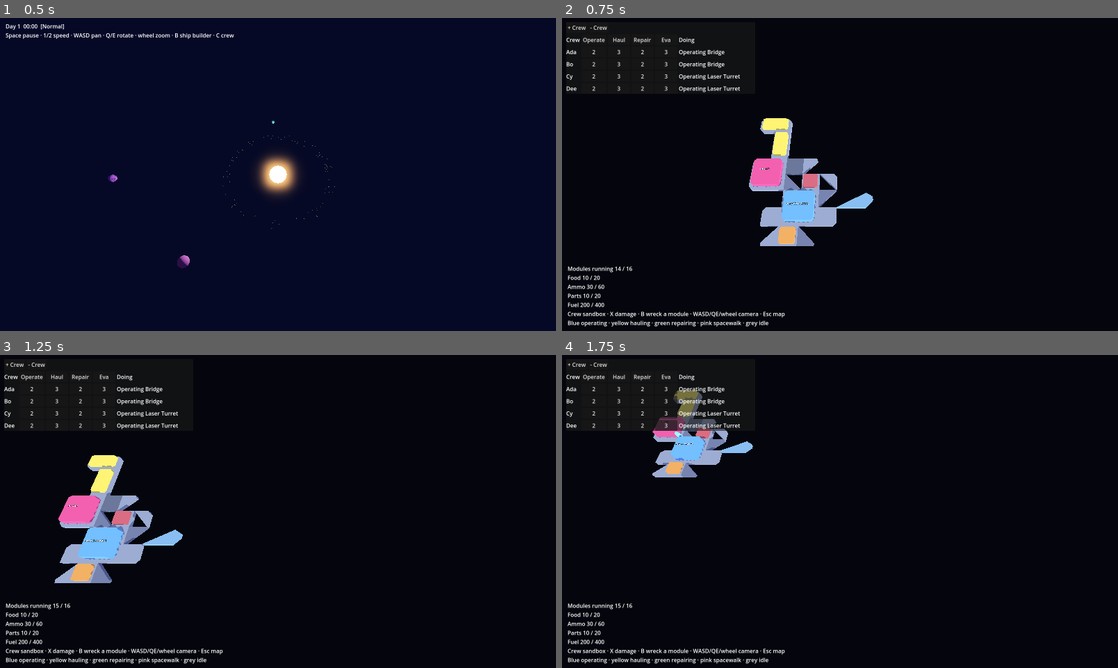
Above: before the commit, frames 1-4 (two rows, left to right).
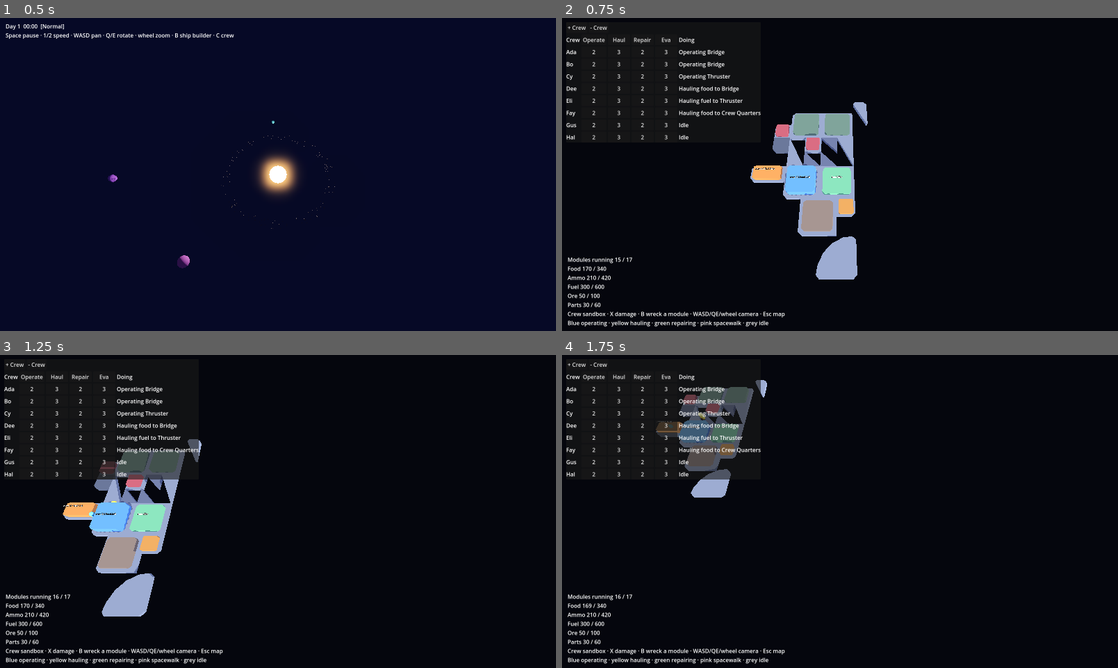
Above: after the commit, the same moments.

Repository: Littlebutta/Space-Lord
Game: Godot game, scene res://scenes/main.tscn
Same seed, same stepped clock (60 frames per second), same inputs: the game is played once before the commit and once after it.
Inputs (mouse positions are in pixels of both pictures, inside the frame that each line leads up to):
- Up to frame 1 (0.5 s): no input
- Up to frame 2 (0.75 s): tap Enter at 0.5 s; move the mouse to (962, 158) at 0.52 s; hold Right (ui_right) from 0.53 s (still down); tap C at 0.6 s; click (962, 158) at 0.67 s
- Up to frame 3 (1.25 s): keep holding Right (ui_right); tap Space at 0.77 s
- Up to frame 4 (1.75 s): move the mouse to (728, 527) at 1.27 s; release Right (ui_right) at 1.28 s; hold Down (ui_down) from 1.28 s (still down); tap C at 1.35 s; tap Space at 1.52 s

Frame 1 is identical in both runs. In frame 2, 7.8% of the frame differs, in the area x 0-56%, y 18-93%; in frame 3, 8.2%, in the area x 0-37%, y 18-93%; in frame 4, 4.5%.

Commit message:
Add Supply Depot bulk storage that haulers restock from first
New Supply Depot module holds ammo, fuel and food in bulk. Haulers
prefer it over other stores (and skip wrecked stores). Crew test now
only expects stations the ship can actually supply to be staffed.

Co-Authored-By: Claude Opus 5.5 <noreply@anthropic.com>
Claude-Session: https://claude.ai/code/session_0127pNqgs7XcdiRGnhA8RSJw

Diff:
--- /dev/null
+++ b/godot/data/modules/supply_depot.tres
@@ -0,0 +1,16 @@
+[gd_resource type="Resource" script_class="ShipModule" load_steps=2 format=3]
+
+[ext_resource type="Script" path="res://scripts/ships/ship_module.gd" id="1"]
+
+[resource]
+script = ExtResource("1")
+id = &"supply_depot"
+display_name = "Supply Depot"
+category = "storage"
+size = Vector2i(2, 2)
+color = Color(0.4, 0.5, 0.38, 1)
+mass = 5.0
+hp = 160.0
+storage = {"ammo": 150.0, "fuel": 300.0, "food": 120.0}
+salvage = {"alloy": 5.0}
+bulk = true
--- a/godot/scripts/crew/crew_sim.gd
+++ b/godot/scripts/crew/crew_sim.gd
@@ -8,6 +8,7 @@
 
 const SPEED := 3.0  # metres per second
 const CARRY := 20.0  # units per haul trip
+const BULK_PULL := 3.0  # haulers walk this much further to use a bulk store
 const LOAD_TIME := 0.6  # seconds to load or unload
 const REPAIR_RATE := 20.0  # hp per second
 const THINK := 0.5  # seconds between job board passes
@@ -242,17 +243,20 @@
 		CrewLook.draw(_mms[k].multimesh, by[k], nav, delta)
 
 
+## Closest intact store for `res`, bulk stores (supply depots) first.
 func _nearest_store(res: String, from: Vector2, skip: int) -> int:
 	var best := skip if state.module(skip).storage.has(res) else -1
 	var best_d := INF
 	for i in state.size():
+		var m := state.module(i)
 		var at := state.center(i)
-		if i == skip or not state.module(i).storage.has(res) \
+		if i == skip or not m.storage.has(res) or state.hp[i] <= 0.0 \
 				or not nav.connected(from, at):
 			continue
-		if from.distance_squared_to(at) < best_d:
+		var d := from.distance_to(at) / (BULK_PULL if m.bulk else 1.0)
+		if d < best_d:
 			best = i
-			best_d = from.distance_squared_to(at)
+			best_d = d
 	return best
 
 
--- a/godot/scripts/ships/ship_module.gd
+++ b/godot/scripts/ships/ship_module.gd
@@ -27,5 +27,7 @@
 ## Resources to rebuild it from wreckage in the field; empty means its
 ## mass in parts. See ShipState.rebuild_cost.
 @export var rebuild := {}
+## Bulk supply store (depot): haulers restock from it before other stores.
+@export var bulk := false
 @export var airlock := false  # crew can go outside (EVA) from here
 @export var model: PackedScene  # Blender .glb scene, optional
--- a/godot/tests/test_crew.gd
+++ b/godot/tests/test_crew.gd
@@ -14,7 +14,8 @@
 	sim.setup(d, 30)
 	var s := sim.state
 	_run(sim, 40.0)
-	var staffed := range(s.size()).all(func(i): return s.manned(i))
+	var can_run := range(s.size()).filter(func(i): return _stocked(s, i))
+	var staffed := can_run.all(func(i): return s.manned(i))
 	_check(staffed, "every station staffed")
 	for c in sim.crew:
 		_check(sim.nav.walkable(c.pos), "%s stands on the deck" % c.name)
@@ -27,16 +28,42 @@
 	s.damage(hurt, 50.0)
 	_run(sim, 15.0)
 	_check(s.damaged(hurt), "repair priority off: nobody repairs")
-	var hungry: Array = range(s.size()).filter(func(i): return not s.module(i).upkeep.is_empty())
+	var hungry: Array = can_run.filter(func(i): return not s.module(i).upkeep.is_empty())
 	for i in hungry:
 		for res in s.stock[i]:
 			s.stock[i][res] = 0.0
 	_run(sim, 40.0)
 	var fed := hungry.all(func(i): return s.is_running(i) or s.hp[i] < s.module(i).hp)
 	_check(fed, "haulers restocked every module")
+	_check_depot()
 	print("crew tests: %s" % ("FAILED %d" % _fails if _fails else "ok"))
 	sim.free()
 	quit(1 if _fails else 0)
+
+
+## Haulers restock from a Supply Depot over an equally near cargo hold.
+func _check_depot() -> void:
+	var d := ShipDesign.new()
+	d.add(ModuleLibrary.by_id(&"bridge"), Vector2i.ZERO)
+	d.add(ModuleLibrary.by_id(&"cargo_hold"), Vector2i(2, 0))
+	d.add(ModuleLibrary.by_id(&"supply_depot"), Vector2i(0, 2))
+	var sim := CrewSim.new()
+	sim.setup(d, 3)
+	sim.state.stock[0]["food"] = 0.0
+	var from_depot := false
+	for k in 600:
+		sim._physics_process(1.0 / 30.0)
+		for c in sim.crew:
+			if c.job and c.job.type == &"haul" and c.cargo > 0.0:
+				from_depot = from_depot or c.source == 2
+	_check(from_depot, "haulers prefer the supply depot")
+	_check(sim.state.supplied(0), "bridge restocked from the depot")
+	sim.free()
+
+
+## The ship has storage for everything module i burns.
+func _stocked(s: ShipState, i: int) -> bool:
+	return s.module(i).upkeep.keys().all(func(r): return s.storage.capacity.has(r))
 
 
 func _run(sim: CrewSim, seconds: float) -> void:
Not shown, added: godot/scripts/autoload/game_clock.gd.uid
Not shown, added: godot/scripts/camera/rts_camera.gd.uid
Not shown, added: godot/scripts/crew/crew_eva.gd.uid
Not shown, added: godot/scripts/crew/crew_job.gd.uid
Not shown, added: godot/scripts/crew/crew_look.gd.uid
Not shown, added: godot/scripts/crew/crew_member.gd.uid
Not shown, added: godot/scripts/crew/crew_sim.gd.uid
Not shown, added: godot/scripts/crew/crew_test.gd.uid
Not shown, added: godot/scripts/crew/job_board.gd.uid
Not shown, added: godot/scripts/crew/ship_nav.gd.uid
Not shown, added: godot/scripts/crew/ship_state.gd.uid
Not shown, added: godot/scripts/economy/storage.gd.uid
(and 16 more such lines)
